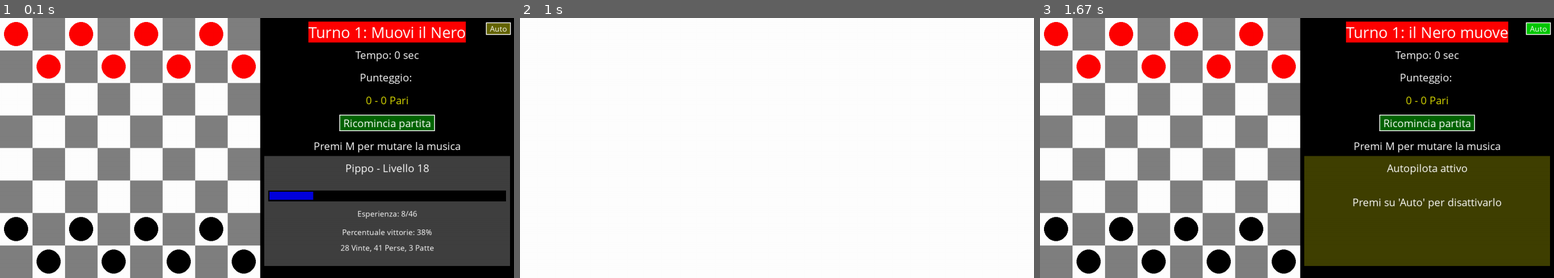
Above: before the commit, frames 1-3 (left to right).
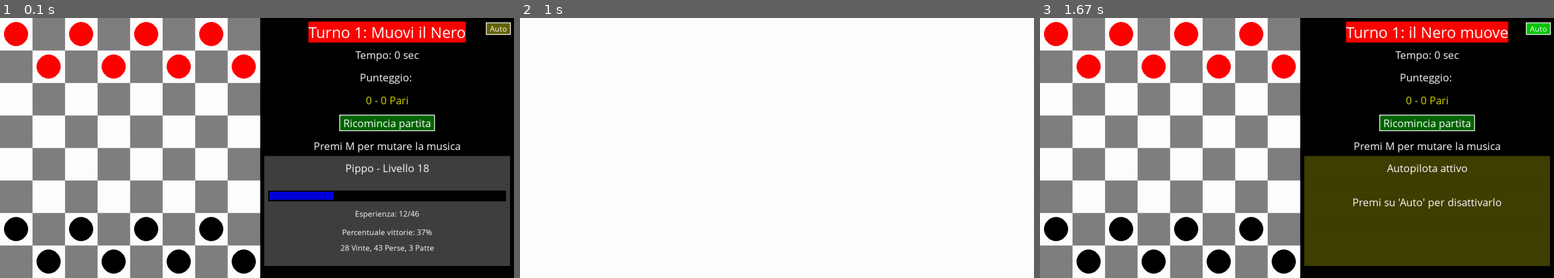
Above: after the commit, the same moments.

Repository: AlessandroBonomo28/pygame-tests
Game: pygame game, started from dama/game.py
Same seed, same stepped clock (60 frames per second), same inputs: the game is played once before the commit and once after it.
Inputs (mouse positions are in pixels of both pictures, inside the frame that each line leads up to):
- Up to frame 1 (0.1 s): no input
- Up to frame 2 (1 s): tap A at 0.33 s; click "Auto" at 0.72 s
- Up to frame 3 (1.67 s): press the mouse at (1430, 124) at 1.53 s; move the mouse to (1451, 171) at 1.63 s

The runs differ from the first frame. In frame 1, 0.3% of the frame differs, in the area x 60-83%, y 66-90%; in frame 2, nothing differs; in frame 3, nothing differs.

Commit message:
replay test

Diff:
--- a/dama/data/player.json
+++ b/dama/data/player.json
@@ -1 +1 @@
-{"ID": "d1777a66-8de1-49c7-bfe4-803f7183def0", "name": "Pippo", "experience": 8.645838118205731, "draws": 3, "total_experience": 427, "level": 18, "losses": 41, "wins": 28}
+{"ID": "d1777a66-8de1-49c7-bfe4-803f7183def0", "name": "Pippo", "experience": 12.645838118205731, "draws": 3, "total_experience": 431, "level": 18, "losses": 43, "wins": 28}
--- a/dama/game.py
+++ b/dama/game.py
@@ -2,7 +2,6 @@
 
 from tkinter import *
 from tkinter import messagebox
-
 
 from model.dama import *
 from model.player import *
@@ -43,7 +42,42 @@
 time_elapsed_ms = 0
 eat_streak_happening = False
 
+viewing_replay = False
+
 logger = Logger()
+
+def load_last_replay() -> Replay:
+	try:
+		logs = os.listdir(logger.base_path)
+		logs.sort()
+		if len(logs) > 0:
+			last_log = logs[len(logs)-1]
+			path = f"{logger.base_path}/{last_log}"
+			json_log = logger.read_json(path)
+			return Replay(json_log["board_hashmaps"])
+	except Exception as e:
+		print("Error while loading last replay",e)
+		return None
+
+def play_replay(replay : Replay, step : int):
+	global board
+	try:
+		hash = replay.boards_hash[step]
+		board.hashMapPieces = {}
+		for key in hash.keys():
+			# convert key to tuple (x,y)
+			x = int(key[1])
+			y = int(key[4])
+			json_value = json.loads(hash[key])
+			is_dama = bool(json_value["is_dama"])
+			position = (json_value["position"][0] , json_value["position"][1])
+			color = PieceColor.RED if json_value["color"] == "Rosso" else PieceColor.BLACK
+			board.hashMapPieces[(x,y)] = Piece(position,color,is_dama)
+	except Exception as e:
+		print("Error while loading replay",e)
+
+step_replay = 0
+last = load_last_replay()
 
 def popUp(title,msg):
 	Tk().wm_withdraw() #to hide the main window
@@ -395,11 +429,14 @@
 
 		elif board.whoMoves() == PieceColor.BLACK and BLACK_AI_enabled:
 			# AI BLACK
-			board.makeMoveBlackAI()
+			move, was_dama = board.makeMoveBlackAI()
 			selectedPiece = None
 			suggestedMoves = None
 			pygame.time.delay(AI_delay_ms)
 			updateGamePostMove()
+			if move:
+				if not was_dama and move.piece.is_dama:
+					pygame.mixer.Sound.play(dama_sound)
 			pygame.mixer.Sound.play(move_sound)
 			time_elapsed_ms += AI_delay_ms
 	elif auto_reset:
@@ -430,6 +467,9 @@
 		if event.type == pygame.KEYDOWN:
 			if event.key == pygame.K_ESCAPE:
 				exit = True
+			if event.key == pygame.K_a:
+				play_replay(last,step_replay)
+				step_replay+=1
 			if event.key == pygame.K_r:
 				resetGame()
 				break
--- a/dama/model/dama.py
+++ b/dama/model/dama.py
@@ -211,6 +211,7 @@
             self.__eatPiece(move.piece, move.piece_to_eat,move.position_to)
         else:
             self.__movePiece(move.piece, move.position_to)
+
         self.moves.append(move)
         self.append_hashmap_copy(self.hashMapPieces)
 
@@ -370,3 +371,9 @@
                 if piece.canBeEaten(self):
                     pieces.append(piece)
         return pieces
+
+
+class Replay:
+    boards_hash = list[dict[tuple, Piece]]
+    def __init__(self, boards_hash) -> None:
+        self.boards_hash = boards_hash
--- a/dama/model/logger.py
+++ b/dama/model/logger.py
@@ -65,7 +65,7 @@
         except Exception as e:
             print("Error while deleting old logs",e)
 
-    def __read_json(self, path) -> list:
+    def read_json(self, path) -> list:
         try:
             with open(path, "r") as f:
                 return json.load(f)
